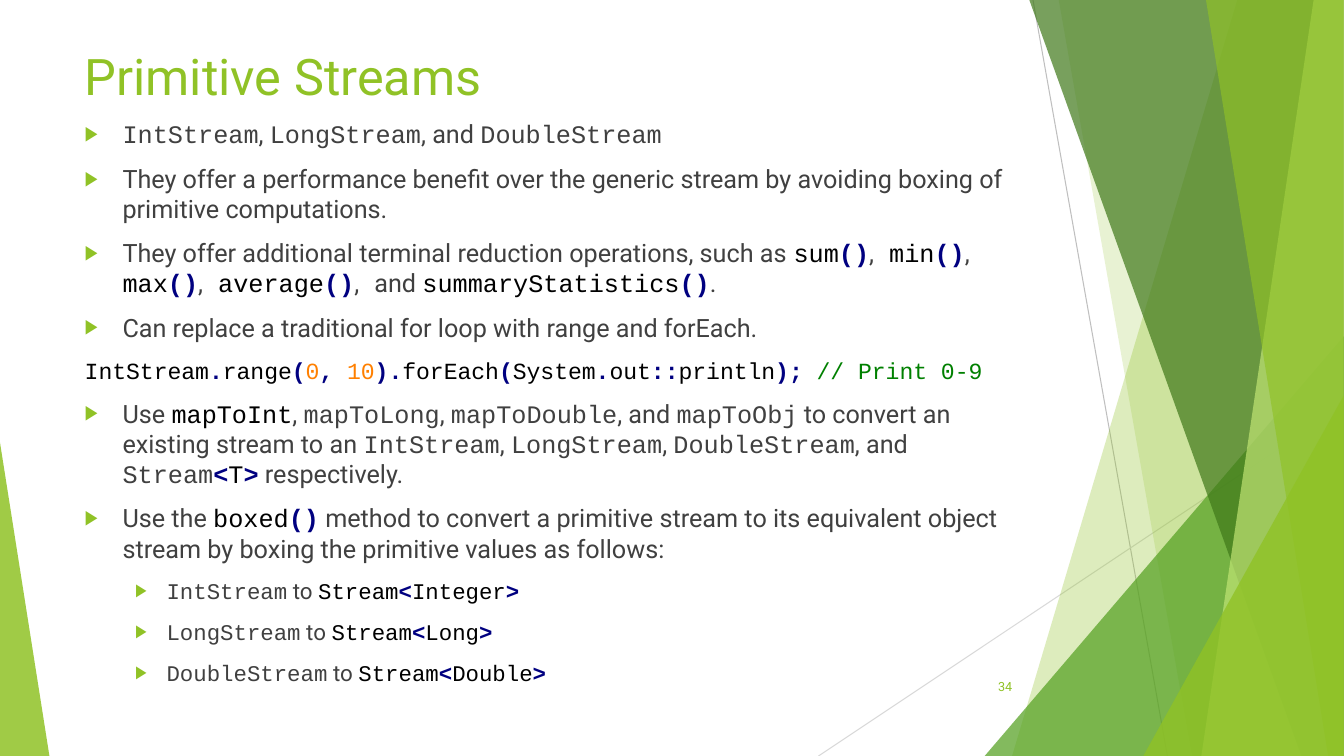
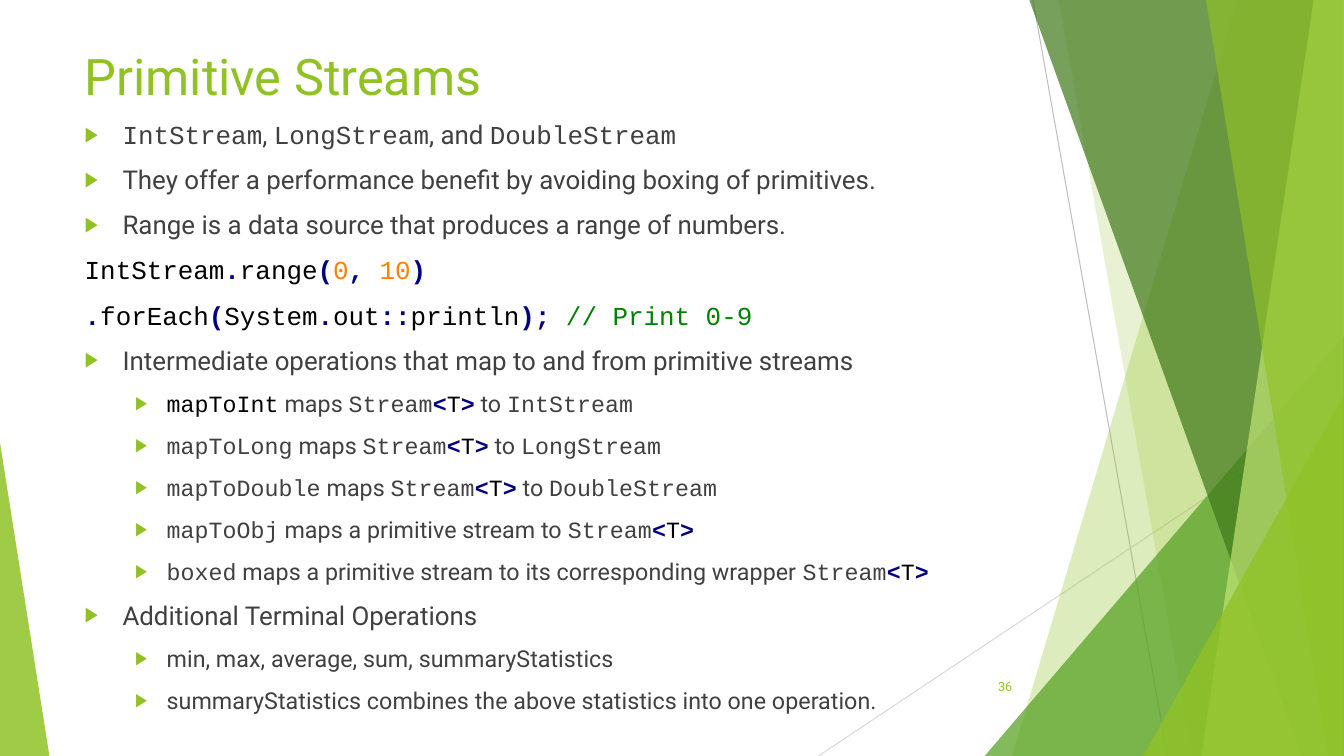
Before and after one commit to RichardRoda/2017-CodePaLOUsa-Lambda, a slide deck: slide 36 of Learning to Love the Lambda in the Stream.pptx (slide 34 before the commit). Drawn at 1344x756 pixels with LibreOffice and Linux fonts; fonts in the diff are those of the drawing. Boxes give left, top, right and bottom in pixels: in the first picture for what was removed or moved away, otherwise in the second. Text is boxed around its words. In the diff, an @@ line names an element or a change of style, - is before the commit and + after.

```diff
--- a/Learning to Love the Lambda in the Stream.pptx
+++ b/Learning to Love the Lambda in the Stream.pptx
@@ text at [123,124,676,150]: size 18 to 18.5 pt in "IntStream, LongStream, and DoubleStream" @@
@@ text at [85,169,929,714]: text changed; size 18 to 16.6 pt @@
-▶ They offer a performance benefit over the generic stream by avoiding boxing of primitive computations.
-▶ They offer additional terminal reduction operations, such as sum(), min(), max(), average(), and summaryStatistics().
-▶ Can replace a traditional for loop with range and forEach.
-IntStream.range(0, 10).forEach(System.out::println); // Print 0-9
-▶ Use mapToInt, mapToLong, mapToDouble, and mapToObj to convert an existing stream to an IntStream, LongStream, DoubleStream, and Stream<T> respectively.
-▶ Use the boxed() method to convert a primitive stream to its equivalent object stream by boxing the primitive values as follows:
-  ▶ IntStream to Stream<Integer>
-  ▶ LongStream to Stream<Long>
-  ▶ DoubleStream to Stream<Double>
+▶ They offer a performance benefit by avoiding boxing of primitives.
+▶ Range is a data source that produces a range of numbers.
+IntStream.range(0, 10)
+.forEach(System.out::println); // Print 0-9
+▶ Intermediate operations that map to and from primitive streams
+  ▶ mapToInt maps Stream<T> to IntStream
+  ▶ mapToLong maps Stream<T> to LongStream
+  ▶ mapToDouble maps Stream<T> to DoubleStream
+  ▶ mapToObj maps a primitive stream to Stream<T>
+  ▶ boxed maps a primitive stream to its corresponding wrapper Stream<T>
+▶ Additional Terminal Operations
+  ▶ min, max, average, sum, summaryStatistics
+  ▶ summaryStatistics combines the above statistics into one operation.
@@ page number at [998,682,1012,691]: text changed @@
-34
+36
```
Also in this commit, not shown: 9 other slides changed, 1 slide added.
